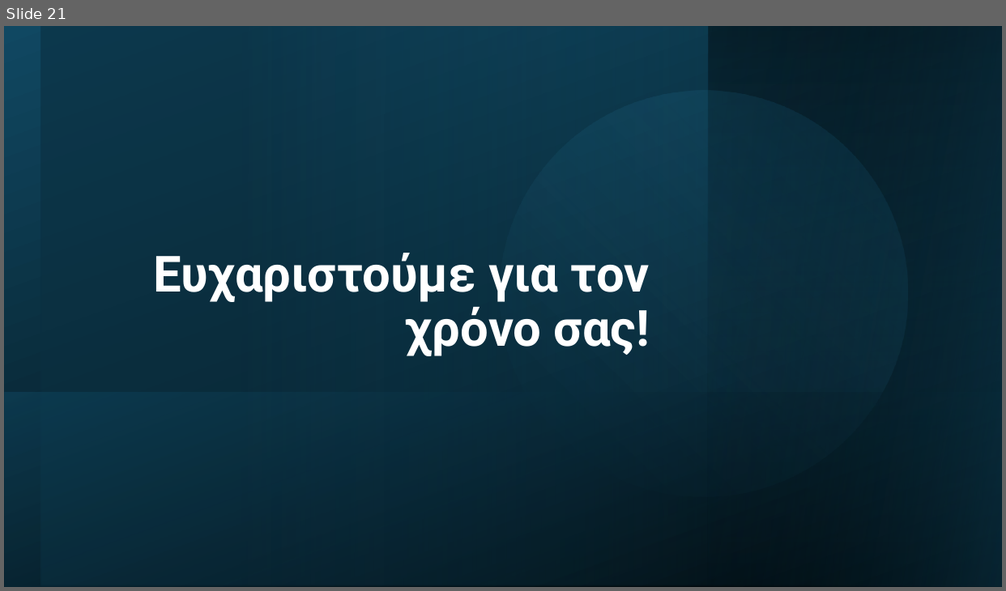
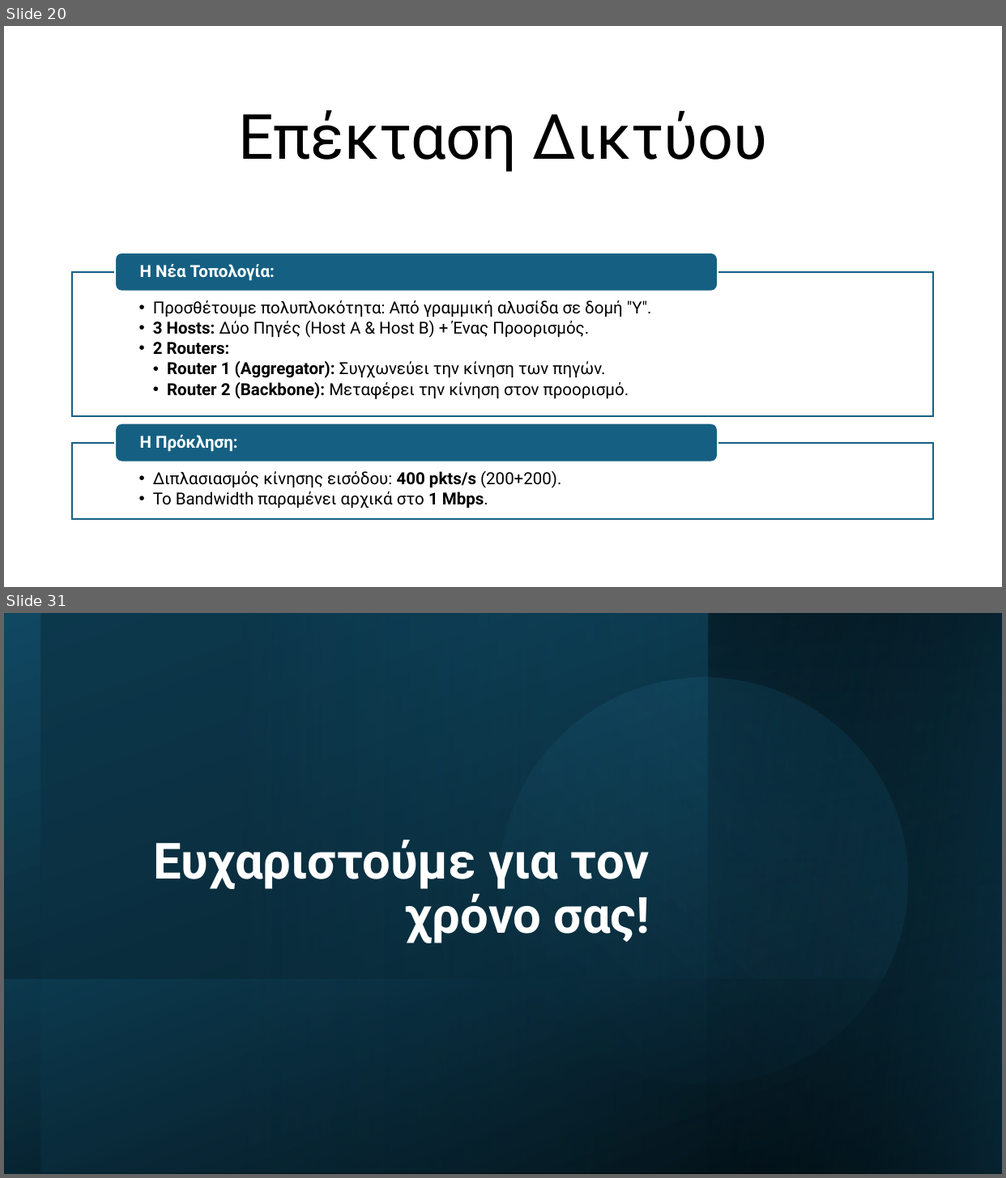
Before and after one commit to AlexandrosChal/Event-driven-network-simulation-in-Python-and-SimPy, a slide deck: Παρουσίαση.pptx. Shown one above the other, each under a label of ours: slide 21 before the commit, slides 20 and 31 after it; the slides between them are not shown. The pictures are 1006x591 and 1006x1178 pixels, drawn with LibreOffice and Linux fonts; fonts in the diff are those of the drawing. Boxes give left, top, right and bottom in pixels: in the first picture for what was removed or moved away, otherwise in the second. Text is boxed around its words. In the diff, an @@ line names an element or a change of style, - is before the commit and + after.

```diff
--- a/Παρουσίαση.pptx
+++ b/Παρουσίαση.pptx
@@ slide 20 added at <box>4,26,1002,587</box>, background #FFFFFF @@
@@ title added at <box>238,110,767,172</box>, 60 pt, text #000000 @@
+Επέκταση Δικτύου
@@ group added at <box>72,253,933,519</box>: 4 texts, 2 rectangles, 2 rounded rectangles @@
+  • Προσθέτουμε πολυπλοκότητα: Από γραμμική αλυσίδα σε δομή "Y".
+  • 3 Hosts: Δύο Πηγές (Host A & Host B) + Ένας Προορισμός.
+  • 2 Routers:
+    • Router 1 (Aggregator): Συγχωνεύει την κίνηση των πηγών.
+    • Router 2 (Backbone): Μεταφέρει την κίνηση στον προορισμό.
+Η Νέα Τοπολογία:
+  • Διπλασιασμός κίνησης εισόδου: 400 pkts/s (200+200).
+  • Το Bandwidth παραμένει αρχικά στο 1 Mbps.
+Η Πρόκληση:
@@ what was slide 21 is now slide 31 @@
```
Also in this commit, not shown: 10 other slides added, 1 slide removed, 3 other files.
